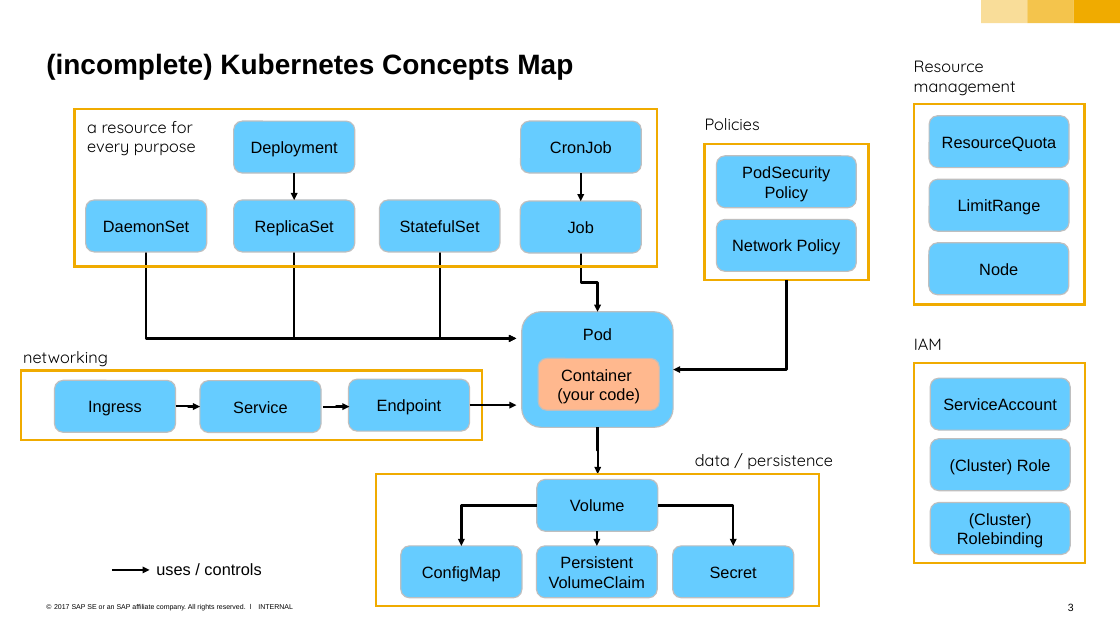
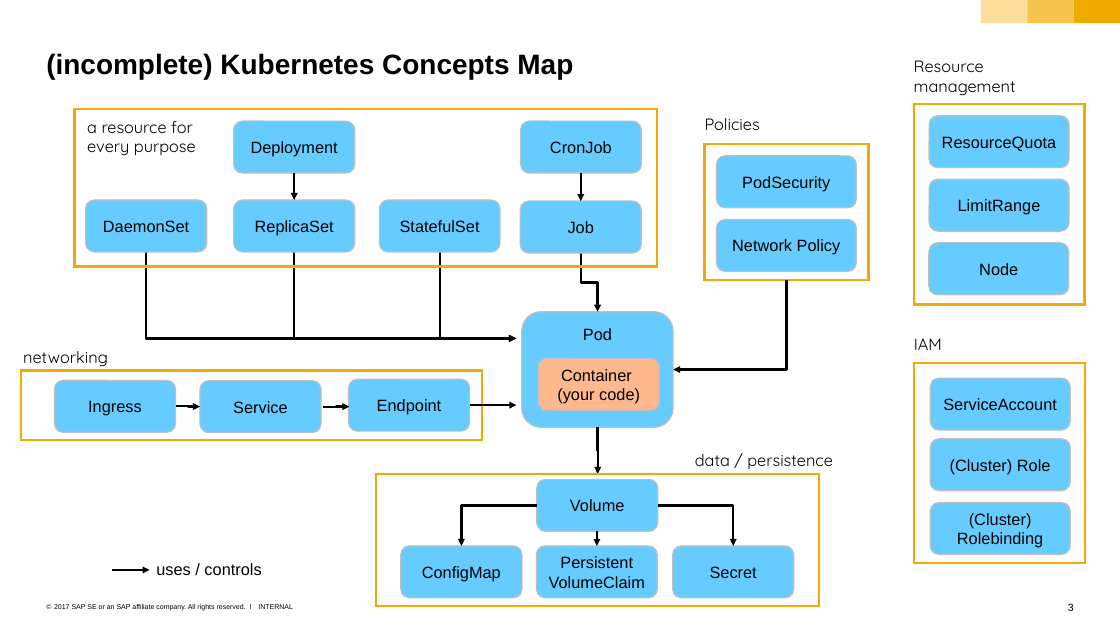
Before and after one commit to sriramrokkam/k8s-training, a slide deck: slide 3 of kubernetes/01_k8s_core_components.pptx. Drawn at 1120x630 pixels with LibreOffice and Linux fonts; fonts in the diff are those of the drawing. Boxes give left, top, right and bottom in pixels: in the first picture for what was removed or moved away, otherwise in the second. Text is boxed around its words. In the diff, an @@ line names an element or a change of style, - is before the commit and + after.

```diff
--- a/kubernetes/01_k8s_core_components.pptx
+++ b/kubernetes/01_k8s_core_components.pptx
@@ text in rounded rectangle at (x1=742, y1=176, x2=830, y2=192): text changed @@
-PodSecurity Policy
+PodSecurity
```
Also in this commit, not shown: 8 other files.
